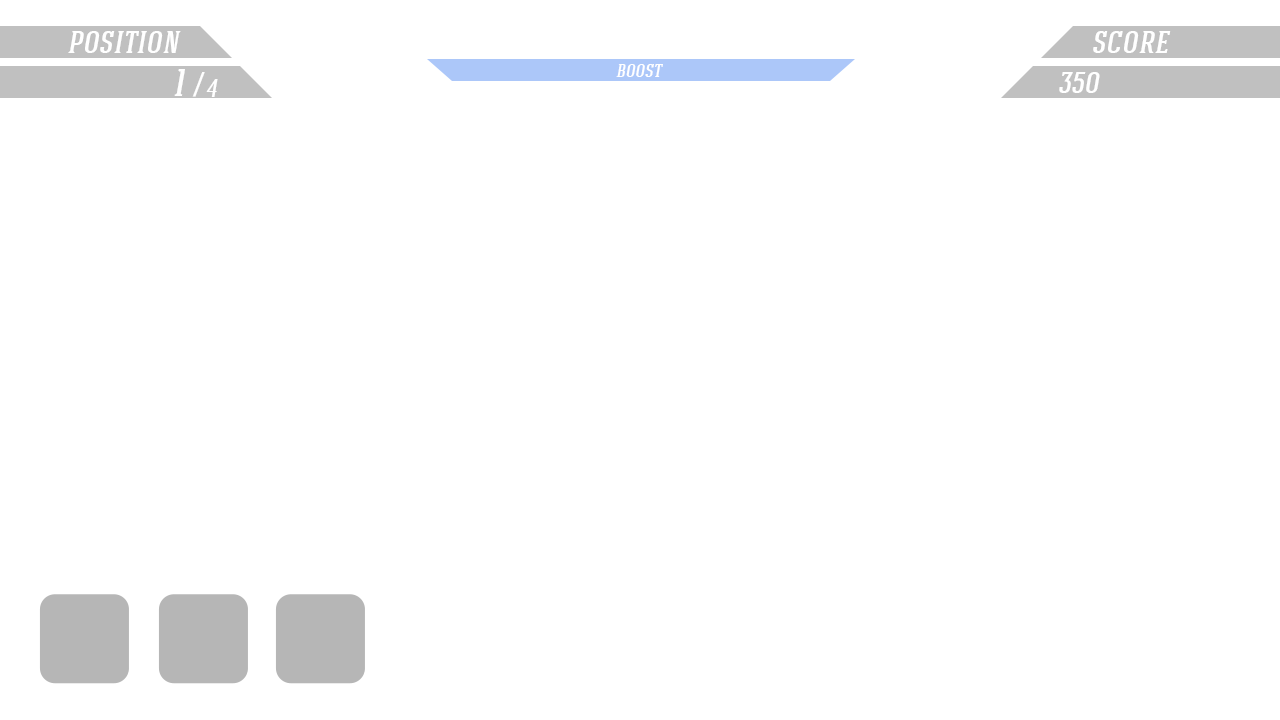
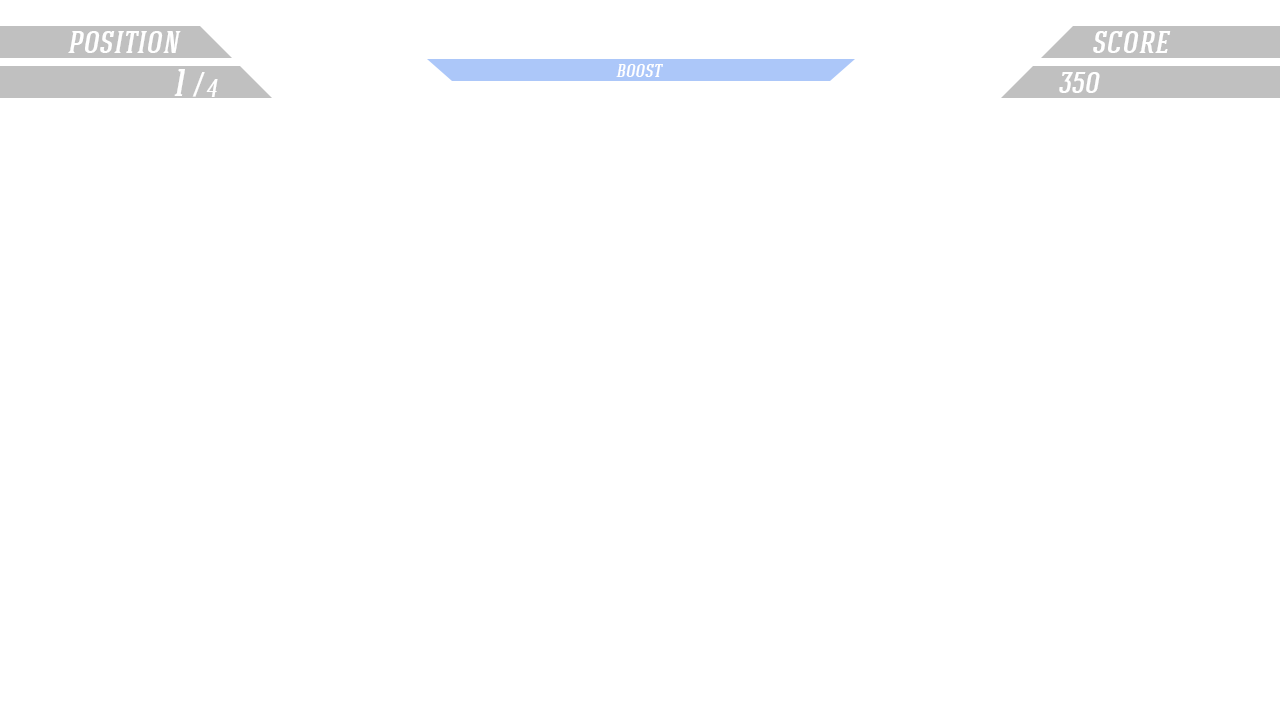
Two versions of the same layered image (1280 x 720). Layer-by-layer changes:
hid "Прямоугольник, скругл. углы 4 копия 2" over (276, 594, 365, 684)
hid "Прямоугольник, скругл. углы 4 копия" over (159, 594, 248, 684)
hid "Прямоугольник, скругл. углы 4" over (40, 594, 129, 684)
